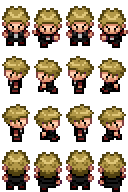
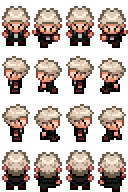
Before/after of a 128 × 192 layered artwork. What changed in the layer stack:
painted on "Pasted Layer" over [left=66, top=6, right=94, bottom=26]
painted on "Pasted Layer #2" over [left=2, top=104, right=126, bottom=126]
painted on "trainer_RIVAL1.png" over [left=2, top=6, right=126, bottom=178]